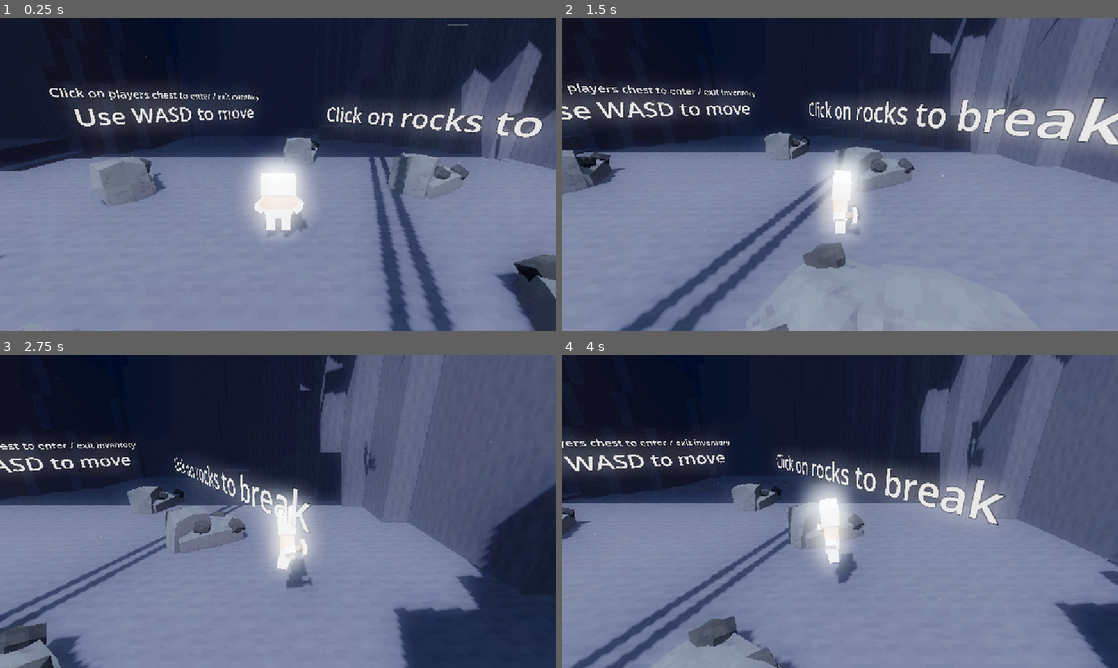
Above: before the commit, frames 1-4 (two rows, left to right).
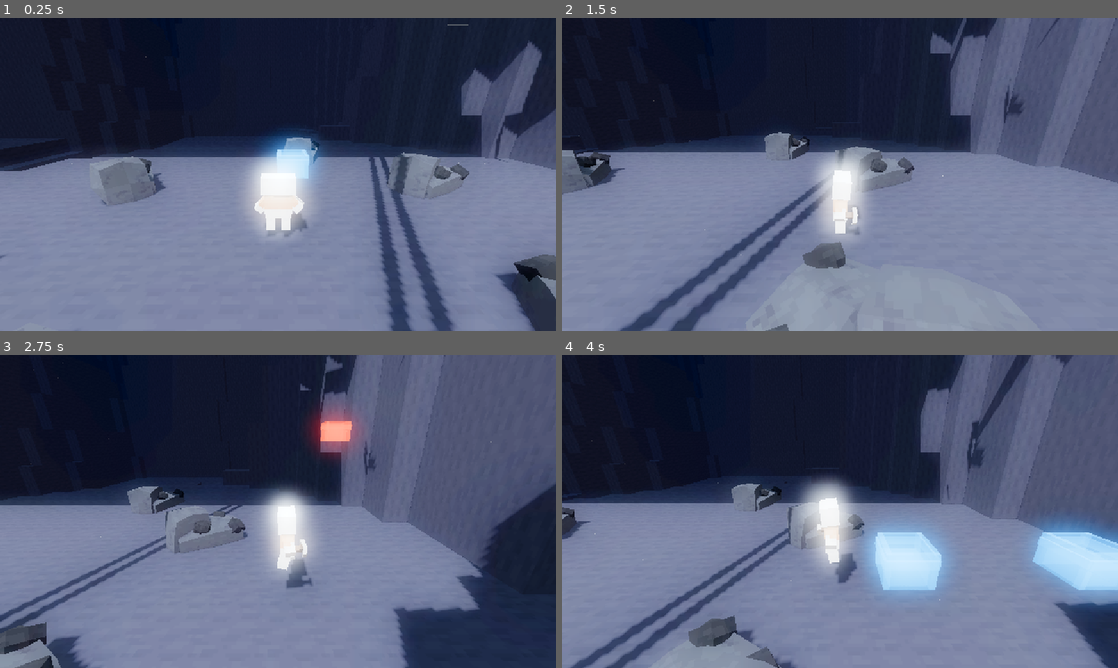
Above: after the commit, the same moments.

Repository: Regonold520/SealGame
Game: Godot game, scene res://main.tscn
The game is run twice, just before and just after one commit, with the same random seed, the same clock (stepped at 60 frames per second) and the same inputs. The engine's default icon, where the game draws it, is replaced by a stand-in: a white triangle on a blue panel in a dark square.
Inputs (mouse positions are in pixels of both pictures, inside the frame that each line leads up to):
- Up to frame 1 (0.25 s): no input
- Up to frame 2 (1.5 s): tap Enter (ui_accept) at 0.5, 0.77 s; move the mouse to (962, 158) at 0.52 s; hold D (Right) 0.53-1.25 s; click (962, 158) at 0.6 s; tap B (Build, bound only after the commit) at 0.8 s; drag from (728, 190) to (812, 237) at 1.27 s
- Up to frame 3 (2.75 s): tap Enter (ui_accept) at 2 s; move the mouse to (333, 442) at 2.02 s; hold D (Right) from 2.03 s (still down); click (333, 442) at 2.1 s; tap B (Build, bound only after the commit) at 2.3 s
- Up to frame 4 (4 s): release D (Right) at 2.75 s; drag from (812, 574) to (673, 464) at 2.77 s; move the mouse to (1006, 558) at 3.52 s; hold A (Left) from 3.53 s (still down); tap Alt at 3.6 s; click (1006, 558) at 3.67 s; tap Enter (ui_accept) at 3.77 s; tap B (Build, bound only after the commit) at 3.8 s

The runs differ from the first frame. In frame 1, 7.0% of the frame differs, in the area x 8-99%, y 22-52%; in frame 2, 8.9%; in frame 3, 4.5%; in frame 4, 13%, in the area x 0-100%, y 26-80%.

Commit message:
Started work on the building system
Added the functionality of placing blueprints and fulfilling them with a custom GUI. you can then construct them into their respective "buildings"

Diff:
--- a/References.gd
+++ b/References.gd
@@ -9,22 +9,44 @@
 @onready var seal : Seal = get_tree().current_scene.find_child("Seal", true).find_child("CharacterBody3D")
 @onready var invManager : InventoryManager = get_tree().current_scene.find_child("ChestCollider", true)
 @onready var liftManager : LiftManager = get_tree().current_scene.find_child("LiftManager", true)
+@onready var genManager : GenerationManager = get_tree().current_scene.find_child("GenerationManager", true)
+@onready var buildManager : BuildManager = get_tree().current_scene.find_child("BuildManager", true)
 
 @onready var invHolder = get_viewport().get_camera_3d().find_child("ExternalInv", true)
 
+var currentBlueprint = null
 var inv = {"items": {}, "id": "player"}
+var buildMode = true
 
 var allInvs = []
 
+var buildRef
+
 func _ready() -> void:
+	buildRef = parse_json_path("res://datastore/buildables.json")
 	inv["obj"] = self
 	allInvs.append(inv)
 	await get_tree().create_timer(1).timeout
+
+func parse_json_path(path):
+	var file := FileAccess.open(path, FileAccess.READ)
+	if file:
+		var json_text := file.get_as_text()
+		file.close()
+		var result = JSON.parse_string(json_text)
+		if result != null:
+			var my_dict : Dictionary = result
+			return my_dict
+		else:
+			push_error("Failed to parse JSON")
 
 func addItem(id, count = 1):
 	var has = false
 	if inv["items"].get(id):
 		inv["items"][id]["count"] += count
+
+		for i in inv["items"].keys():
+			if i == null: inv["items"].erase(i)
 	else:
 		var newEntry = {
 			"count": count
@@ -39,6 +61,9 @@
 
 		if inv["items"][id]["count"] <= 0:
 			inv["items"].erase(id)
+
+		for i in inv["items"].keys():
+			if i == null: inv["items"].erase(i)
 	else:
 		pass
 	refreshSlots()
--- /dev/null
+++ b/blueprint.gd
@@ -0,0 +1,101 @@
+extends StorageContainer
+class_name Blueprint
+
+var requirements
+var openState = false
+var canConstruct = false
+var canInteract = true
+var blueprintID = "crate"
+
+@onready var invDisplay = get_viewport().get_camera_3d().find_child("ExternalInv", true)
+@onready var confirmDisplay = get_viewport().get_camera_3d().find_child("BlueprintPanel", true)
+
+func _ready() -> void:
+	requirements = Ref.buildRef[blueprintID]["requirements"]
+
+	for i in requirements:
+		requirements[i] = int(requirements[i])
+
+	displayCount = false
+	Ref.invManager.slotclicked.connect(slotClicked)
+	slotCount = requirements.size()
+	drawColumns = 1
+	drawRows = requirements.size()
+
+	super()
+
+	var c = 0
+	for i in slots:
+		var keys = requirements.keys()
+		i.displayCount = false
+		#i.find_child("CountText").visible = false
+		i.changeSlot(keys[c], inventory)
+		c += 1
+
+func _process(delta: float) -> void:
+	if openState:
+		confirmDisplay.visible = canConstruct
+
+func slotClicked(slot : InventorySlot, inv):
+	if openState:
+		if inv != null:
+			if inv["id"] == "player":
+				if slot.currentItem in requirements.keys():
+					if inventory["items"][slot.currentItem]["count"] < requirements[slot.currentItem]:
+						var keys = requirements.keys()
+						var index = keys.find(slot.currentItem)
+						addItem(slot.currentItem)
+
+						#slots[index]
+						slots[index].lunkSlot.find_child("CountText2").text = str(inventory["items"][slot.currentItem]["count"]) + "/" + str(requirements[slot.currentItem]) + "\n" + slot.currentItem
+						Ref.getInv("player")["obj"].removeItem(slot.currentItem)
+						refreshSlots()
+					var f = false
+					for i in slots:
+						if inventory["items"][i.currentItem]["count"] < requirements[i.currentItem]:
+							f = true
+					if f == false:
+						canConstruct = true
+
+func interact():
+	if !Ref.buildMode and canInteract and !Ref.invManager.open:
+		openState = !openState
+
+		if openState:
+			Ref.currentBlueprint = self
+			open()
+		else:
+			Ref.currentBlueprint = null
+			close()
+
+var moveTween =  create_tween()
+func open():
+	Ref.seal.canInv = false
+	Ref.invManager.openInv(false)
+	drawInv()
+	Ref.seal.canMove = false
+
+	moveTween.kill()
+	moveTween = create_tween().set_ease(Tween.EASE_OUT).set_trans(Tween.TRANS_CIRC).set_parallel()
+	moveTween.tween_property(confirmDisplay, "position:x", 932.0, 0.6)
+	moveTween.tween_property(invDisplay, "position:x", 869.0, 0.6)
+
+func close():
+	Ref.seal.canInv = true
+	Ref.invManager.closeInv(false)
+
+	moveTween.kill()
+	moveTween = create_tween().set_ease(Tween.EASE_OUT).set_trans(Tween.TRANS_CIRC).set_parallel()
+	moveTween.tween_property(confirmDisplay, "position:x", 1331.0, 0.6)
+	moveTween.tween_property(invDisplay, "position:x", 1286.0, 0.6)
+
+	Ref.seal.canMove = true
+
+	await moveTween.finished
+	clearInv()
+
+func refreshSlots():
+	super()
+
+	for i in slots:
+		i.lunkSlot.find_child("CountText2").text = str(inventory["items"][i.currentItem]["count"]) + "/" + str(requirements[i.currentItem]) + "\n" + i.currentItem
--- /dev/null
+++ b/blueprint.tscn
@@ -0,0 +1,20 @@
+[gd_scene load_steps=4 format=3 uid="uid://vry81y4xl3fr"]
+
+[ext_resource type="Script" uid="uid://nuaq5fdrf4" path="res://blueprint.gd" id="1_cgjvu"]
+[ext_resource type="PackedScene" uid="uid://by1jpy8t56exh" path="res://blueprintSlot.tscn" id="2_3ufgi"]
+
+[sub_resource type="BoxShape3D" id="BoxShape3D_3ufgi"]
+size = Vector3(1.125, 0.849854, 1.12012)
+
+[node name="Blueprint" type="StaticBody3D"]
+collision_layer = 2
+collision_mask = 2
+input_ray_pickable = false
+script = ExtResource("1_cgjvu")
+slotPath = ExtResource("2_3ufgi")
+
+[node name="CollisionShape3D" type="CollisionShape3D" parent="."]
+transform = Transform3D(1, 0, 0, 0, 1, 0, 0, 0, 1, 0, 0.419556, 0)
+shape = SubResource("BoxShape3D_3ufgi")
+
+[node name="Model" type="Node3D" parent="."]
--- /dev/null
+++ b/blueprintSlot.tscn
@@ -0,0 +1,65 @@
+[gd_scene load_steps=5 format=3 uid="uid://by1jpy8t56exh"]
+
+[ext_resource type="Script" uid="uid://c5n7x2lj25egw" path="res://inventorySlot.gd" id="1_wan2t"]
+[ext_resource type="Texture2D" uid="uid://b44bolxyvnaev" path="res://sprites/invSlot.png" id="2_xspho"]
+[ext_resource type="FontFile" uid="uid://b77gneyev0w80" path="res://Gamer.ttf" id="3_6f7d8"]
+
+[sub_resource type="RectangleShape2D" id="RectangleShape2D_hiqfk"]
+
+[node name="Slot" type="Area2D"]
+script = ExtResource("1_wan2t")
+
+[node name="Mover" type="Node2D" parent="."]
+
+[node name="BG" type="Sprite2D" parent="Mover"]
+self_modulate = Color(0.592157, 0.592157, 0.592157, 1)
+texture = ExtResource("2_xspho")
+
+[node name="Item" type="Sprite2D" parent="Mover"]
+
+[node name="Node2D" type="Node2D" parent="Mover"]
+position = Vector2(6, 7)
+rotation = -0.0557128
+
+[node name="CountText" type="RichTextLabel" parent="Mover/Node2D"]
+z_index = 1
+texture_filter = 1
+clip_contents = false
+offset_left = -5.0
+offset_top = -8.0
+offset_right = 35.0
+offset_bottom = 32.0
+scale = Vector2(0.101879, 0.101879)
+theme_override_colors/default_color = Color(0.903598, 0.903598, 0.903598, 1)
+theme_override_colors/font_outline_color = Color(0.122753, 0.129179, 0.110388, 1)
+theme_override_constants/outline_size = 32
+theme_override_fonts/normal_font = ExtResource("3_6f7d8")
+theme_override_font_sizes/normal_font_size = 160
+bbcode_enabled = true
+fit_content = true
+scroll_active = false
+autowrap_mode = 0
+
+[node name="CountText2" type="RichTextLabel" parent="Mover"]
+z_index = 1
+texture_filter = 1
+clip_contents = false
+offset_left = 12.0
+offset_top = -10.0
+offset_right = 372.0
+offset_bottom = 244.0
+scale = Vector2(0.0744724, 0.0744724)
+theme_override_colors/default_color = Color(0.903598, 0.903598, 0.903598, 1)
+theme_override_colors/font_outline_color = Color(0.122753, 0.129179, 0.110388, 1)
+theme_override_constants/outline_size = 32
+theme_override_fonts/normal_font = ExtResource("3_6f7d8")
+theme_override_font_sizes/normal_font_size = 160
+bbcode_enabled = true
+text = "0/5
+Quartz"
+fit_content = true
+scroll_active = false
+autowrap_mode = 0
+
+[node name="CollisionShape2D" type="CollisionShape2D" parent="."]
+shape = SubResource("RectangleShape2D_hiqfk")
--- /dev/null
+++ b/blueprint_confirm.gd
@@ -0,0 +1,14 @@
+extends UiButton
+class_name BlueprintConfirmButton
+
+func press():
+	super()
+	if Ref.currentBlueprint != null:
+		Ref.currentBlueprint.close()
+		Ref.currentBlueprint.visible = false
+		Ref.currentBlueprint.canInteract = true
+		Ref.currentBlueprint.find_child("CollisionShape3D").disabled = true
+		Ref.buildManager.buildBuilding(Ref.currentBlueprint.blueprintID, Ref.currentBlueprint.global_position)
+		await Ref.currentBlueprint.moveTween.finished
+		print("HERIOA")
+		Ref.currentBlueprint.queue_free()
--- /dev/null
+++ b/build_manager.gd
@@ -0,0 +1,136 @@
+extends Node3D
+class_name BuildManager
+
+var currentDisplay : StaticBody3D = null
+var currentID = null
+var displayBlockPos = null
+var newMat = null
+var validPlacement = true
+var oldPos = null
+var overAnother = false
+
+var placedBlueprints = []
+
+func _ready() -> void:
+	select("crate")
+
+func select(id):
+	currentID = id
+	if id == "":
+		if currentDisplay != null:
+			currentDisplay.queue_free()
+	else:
+		var model = load("res://buildables/" + id + ".gltf").instantiate()
+		var newBuilding = load("res://blueprint.tscn")
+		currentDisplay  = newBuilding.instantiate()
+		currentDisplay.find_child("CollisionShape3D").disabled = true
+		currentDisplay.find_child("Model").add_child(model)
+
+		newMat = StandardMaterial3D.new()
+		newMat.albedo_color = Color("0078fd89")
+		newMat.transparency = BaseMaterial3D.TRANSPARENCY_ALPHA
+		newMat.depth_draw_mode = BaseMaterial3D.DEPTH_DRAW_OPAQUE_ONLY
+
+		var kids = currentDisplay.find_children("*", "MeshInstance3D", true, false)
+		for i in kids:
+			if i is MeshInstance3D:
+				i.material_override = newMat
+		add_child(currentDisplay)
+		if oldPos != null:
+			currentDisplay.global_position = oldPos
+
+func _process(delta: float) -> void:
+	if currentDisplay != null:
+		var belowBlockID = Ref.genManager.getBlock(
+				displayBlockPos["chunkX"], displayBlockPos["chunkY"],
+				displayBlockPos["tileX"], displayBlockPos["tileY"]-1, displayBlockPos["tileZ"]
+			)
+
+		var selfBlockID = Ref.genManager.getBlock(
+				displayBlockPos["chunkX"], displayBlockPos["chunkY"],
+				displayBlockPos["tileX"], displayBlockPos["tileY"], displayBlockPos["tileZ"]
+			)
+		if belowBlockID == 0 or selfBlockID != 0:
+			validPlacement = false
+
+		else:
+			var tag = true
+
+			for i in placedBlueprints:
+				if i["pos"] == Vector3(
+					displayBlockPos["chunkX"] * 16 + displayBlockPos["tileX"],
+					displayBlockPos["tileY"],
+					displayBlockPos["chunkY"] * 16 + displayBlockPos["tileZ"]
+				):
+					tag = false
+					break
+			overAnother = !tag
+			validPlacement = tag
+
+
+		if Input.is_action_just_pressed("Interact"):
+			if validPlacement:
+				currentDisplay.find_child("CollisionShape3D").disabled = false
+				moveTween.kill()
+				currentDisplay.global_position = oldPos
+				var newEntry = {
+					"obj": currentDisplay,
+					"id": currentID,
+					"pos": Vector3(
+						displayBlockPos["chunkX"] * 16 + displayBlockPos["tileX"],
+						displayBlockPos["tileY"],
+						displayBlockPos["chunkY"] * 16 + displayBlockPos["tileZ"]
+					)
+				}
+
+				placedBlueprints.append(newEntry)
+				newMat.albedo_color = Color("0078fd89")
+				currentDisplay = null
+
+				select(currentID)
+			if overAnother:
+				for i in placedBlueprints:
+					if i["pos"] == Vector3(
+						displayBlockPos["chunkX"] * 16 + displayBlockPos["tileX"],
+						displayBlockPos["tileY"],
+						displayBlockPos["chunkY"] * 16 + displayBlockPos["tileZ"]
+					):
+						print("erio", i)
+						i["obj"].queue_free()
+						placedBlueprints.erase(i)
+
+	if newMat != null:
+		if validPlacement:
+			newMat.albedo_color = Color("0078fd89")
+		else:
+			newMat.albedo_color = Color("fd000089")
+
+	if Input.is_action_just_pressed("Build"):
+		Ref.buildMode = !Ref.buildMode
+
+
+
+		if Ref.buildMode == false:
+			select("")
+		else:
+			select("crate")
+
+var lastPos = null
+var moveTween = null
+func changeDisplayPos(pos):
+	if lastPos == null:
+		lastPos = pos
+
+	if lastPos != pos:
+		if moveTween != null:
+			moveTween.kill()
+		moveTween = create_tween().set_ease(Tween.EASE_OUT).set_trans(Tween.TRANS_CIRC)
+		moveTween.tween_property(currentDisplay, "global_position", pos, 0.1)
+		oldPos = pos
+
+	lastPos = pos
+
+func buildBuilding(id, pos):
+	var scene = load("res://buildables/"+id+".tscn").instantiate()
+	add_child(scene)
+	scene.global_position = pos
--- /dev/null
+++ b/buildables/crate.tscn
@@ -0,0 +1,14 @@
+[gd_scene load_steps=3 format=3 uid="uid://duiedlfbek0ko"]
+
+[ext_resource type="PackedScene" uid="uid://cp1chuk3p82bm" path="res://buildables/crate.gltf" id="1_drht1"]
+
+[sub_resource type="BoxShape3D" id="BoxShape3D_4oyi1"]
+size = Vector3(1.0752, 0.84021, 1.0752)
+
+[node name="Crate" type="StaticBody3D"]
+
+[node name="Model" parent="." instance=ExtResource("1_drht1")]
+
+[node name="CollisionShape3D" type="CollisionShape3D" parent="."]
+transform = Transform3D(1, 0, 0, 0, 1, 0, 0, 0, 1, 0, 0.410339, 0)
+shape = SubResource("BoxShape3D_4oyi1")
--- /dev/null
+++ b/datastore/buildables.json
@@ -0,0 +1,7 @@
+{
+	"crate": {
+		"requirements": {
+			"stone": 1
+		}
+	}
+}
--- a/generation_manager.gd
+++ b/generation_manager.gd
@@ -204,6 +204,23 @@
 		tileY,
 		chunkY * 16 + tileZ
 	)
+
+func global_to_tile(global_pos: Vector3) -> Dictionary:
+	var chunk_x = floori(global_pos.x / 16.0)
+	var chunk_y = floori(global_pos.z / 16.0)
+
+	var tile_x = posmod(floori(global_pos.x), 16)
+	var tile_z = posmod(floori(global_pos.z), 16)
+
+	var tile_y = floori(global_pos.y) + 64
+
+	return {
+		"chunkX": chunk_x,
+		"chunkY": chunk_y,
+		"tileX": tile_x,
+		"tileY": tile_y,
+		"tileZ": tile_z
+	}
 
 func buildChunkMesh(chunk):
 	var st = SurfaceTool.new()
@@ -298,7 +315,7 @@
 	return chunk["blocks"][x][y][z] == 0
 
 func getBlock(chunkX, chunkY, x, y, z):
+
 	if !chunks.has(Vector2i(chunkX, chunkY)):
 		return 0
-
 	return chunks[Vector2i(chunkX, chunkY)]["blocks"][x][y][z]
--- a/interaction.gd
+++ b/interaction.gd
@@ -19,8 +19,19 @@
 	ray.target_position = origin + normal*5000
 	ray.collision_mask = 3
 
-	if Input.is_action_just_pressed("Interact"):
-		clicked()
+	if Ref.buildMode:
+		var hitPos = ray.get_collision_point()
+		var tilePos = Ref.genManager.global_to_tile(hitPos)
+		var acPos = Ref.genManager.get_global_tile_pos(
+			tilePos["chunkX"], tilePos["chunkY"],
+			tilePos["tileX"], tilePos["tileY"]-64, tilePos["tileZ"]
+		)
+		if Ref.buildManager.currentDisplay != null:
+			Ref.buildManager.changeDisplayPos(acPos + Vector3(0.5,0,0.5))
+			Ref.buildManager.displayBlockPos = tilePos
+	else:
+		if Input.is_action_just_pressed("Interact"):
+			clicked()
 
 
 
--- a/inventoryManager.gd
+++ b/inventoryManager.gd
@@ -15,11 +15,12 @@
 	slots = holder.get_children()
 
 func interact():
-	open = !open
-	if open:
-		openInv()
-	else:
-		closeInv()
+	if Ref.seal.canInv:
+		open = !open
+		if open:
+			openInv()
+		else:
+			closeInv()
 
 func openInv(ji = false):
 	if tween != null:
--- a/inventorySlot.gd
+++ b/inventorySlot.gd
@@ -8,6 +8,10 @@
 var myInv = null
 var deltaTimer = 0
 @onready var origY = $Mover.position.y
+var displayCount = true
+
+var lunkSlot = null
+
 func _process(delta: float) -> void:
 	deltaTimer += delta
 	$Mover.position.y = origY + sin(deltaTimer + (slotMover/2)) * 1.5
@@ -27,11 +31,17 @@
 		$Mover/BG.self_modulate = Color("979797")
 	else:
 		if countText != null:
-			countText.visible = true
+			if displayCount == true:
+				countText.visible = true
 		$Mover/Item.texture = load("res://sprites/"+item+".png")
 		$Mover/BG.self_modulate = Color("FFFFFF")
+
+		if targetInv["items"].get(item) == null:
+			targetInv["items"][item] = {"count": 0}
+
+
 		var c = targetInv["items"][item]["count"]
-		if countText != null:
+		if countText != null and displayCount == true:
 			countText.text = "X" + str(c)
 
 func _mouse_enter() -> void:
--- a/lift.gd
+++ b/lift.gd
@@ -6,7 +6,7 @@
 @onready var moveTween = create_tween()
 
 func interact():
-	if animPlayer.is_playing() == false and openState == false:
+	if animPlayer.is_playing() == false and openState == false and Ref.seal.canInv:
 		openState = !openState
 		if openState:
 			open()
@@ -23,12 +23,14 @@
 	super()
 
 func slotClicked(slot : InventorySlot, inv):
-	if inv["id"] == "player":
-		Ref.getInv("lift")["obj"].addItem(slot.currentItem)
-		Ref.getInv("player")["obj"].removeItem(slot.currentItem)
-	elif inv["id"] == "lift":
-		Ref.getInv("player")["obj"].addItem(slot.currentItem)
-		Ref.getInv("lift")["obj"].removeItem(slot.currentItem)
+	if openState:
+		if inv != null:
+			if inv["id"] == "player":
+				Ref.getInv("lift")["obj"].addItem(slot.currentItem)
+				Ref.getInv("player")["obj"].removeItem(slot.currentItem)
+			elif inv["id"] == "lift":
+				Ref.getInv("player")["obj"].addItem(slot.currentItem)
+				Ref.getInv("lift")["obj"].removeItem(slot.currentItem)
 
 var deltaTimer = 0
 func _process(delta: float) -> void:
--- a/main.tscn
+++ b/main.tscn
@@ -15,8 +15,10 @@
 [ext_resource type="PackedScene" uid="uid://ud7bgro6igfi" path="res://models/lift/rope.gltf" id="10_4c57u"]
 [ext_resource type="FontFile" uid="uid://b77gneyev0w80" path="res://Gamer.ttf" id="10_vivmo"]
 [ext_resource type="Script" uid="uid://85pl14doy5uc" path="res://confirm_button.gd" id="11_2cqfq"]
-[ext_resource type="PackedScene" uid="uid://cp1chuk3p82bm" path="res://models/lift/crate.gltf" id="12_dg77c"]
+[ext_resource type="PackedScene" uid="uid://cp1chuk3p82bm" path="res://buildables/crate.gltf" id="12_dg77c"]
 [ext_resource type="Texture2D" uid="uid://d2njatvcyi67j" path="res://sprites/confirmButton.png" id="12_yaehf"]
+[ext_resource type="Script" uid="uid://l8d4cm1pp2vm" path="res://blueprint_confirm.gd" id="13_cegan"]
+[ext_resource type="Script" uid="uid://by0a1jh4vsqf3" path="res://build_manager.gd" id="18_074og"]
 
 [sub_resource type="ArrayMesh" id="ArrayMesh_h2yge"]
 
@@ -405,6 +407,39 @@
 position = Vector2(869, 360)
 scale = Vector2(3.5, 3.5)
 
+[node name="BlueprintPanel" type="Node2D" parent="StartMover/Seal/CamAxis/Node3D/Camera3D/CanvasLayer"]
+visible = false
+position = Vector2(1286, 175)
+
+[node name="Confirm" type="Area2D" parent="StartMover/Seal/CamAxis/Node3D/Camera3D/CanvasLayer/BlueprintPanel"]
+position = Vector2(7.0001, 14.3832)
+scale = Vector2(3.5, 3.5)
+script = ExtResource("13_cegan")
+
+[node name="CollisionShape2D" type="CollisionShape2D" parent="StartMover/Seal/CamAxis/Node3D/Camera3D/CanvasLayer/BlueprintPanel/Confirm"]
+shape = SubResource("RectangleShape2D_vivmo")
+
+[node name="Texture" type="Sprite2D" parent="StartMover/Seal/CamAxis/Node3D/Camera3D/CanvasLayer/BlueprintPanel/Confirm"]
+texture = ExtResource("12_yaehf")
+
+[node name="DisplayText" type="RichTextLabel" parent="StartMover/Seal/CamAxis/Node3D/Camera3D/CanvasLayer/BlueprintPanel"]
+anchors_preset = 5
+anchor_left = 0.5
+anchor_right = 0.5
+offset_left = -129.0
+offset_top = -60.0
+offset_right = 155.0
+offset_bottom = 86.0
+grow_horizontal = 2
+mouse_filter = 2
+theme_override_colors/default_color = Color(0.180392, 0.811765, 0.168627, 1)
+theme_override_colors/font_outline_color = Color(0.0627451, 0.360784, 0.0588235, 1)
+theme_override_constants/outline_size = 16
+theme_override_fonts/normal_font = ExtResource("10_vivmo")
+theme_override_font_sizes/normal_font_size = 64
+bbcode_enabled = true
+text = "[center]CONSTRUCT"
+
 [node name="Interaction" type="Node3D" parent="StartMover/Seal"]
 script = ExtResource("3_1bvp3")
 
@@ -480,32 +515,38 @@
 
 [node name="Label3D" type="Label3D" parent="StartMover"]
 transform = Transform3D(0.762228, 0, 0.647309, 0, 1, 0, -0.647309, 0, 0.762228, -4.09819, 1.54909, -5.95483)
+visible = false
 text = "Use WASD to move"
 font_size = 157
 
 [node name="Label3D5" type="Label3D" parent="StartMover"]
 transform = Transform3D(0.762228, 0, 0.647309, 0, 1, 0, -0.647309, 0, 0.762228, -4.09819, 2.31344, -5.95483)
+visible = false
 text = "Click on players chest to enter / exit inventory"
 font_size = 72
 
 [node name="Label3D2" type="Label3D" parent="StartMover"]
 transform = Transform3D(0.606793, 0, -0.79486, 0, 1, 0, 0.79486, 0, 0.606793, 4.77529, 1.54909, -2.6956)
+visible = false
 text = "Click on rocks to break"
 font_size = 157
 
 [node name="Label3D3" type="Label3D" parent="StartMover"]
 transform = Transform3D(-0.988137, 0, 0.153572, 0, 1, 0, -0.153572, 0, -0.988137, 0.417969, 2.36487, 3.88313)
+visible = false
 text = "Click on the lift door to open"
 font_size = 157
 
 [node name="Label3D4" type="Label3D" parent="StartMover"]
 transform = Transform3D(-0.988137, 0, 0.153572, 0, 1, 0, -0.153572, 0, -0.988137, -3.41299, 1.21242, 3.72728)
+visible = false
 modulate = Color(0.633757, 0.633757, 0.633757, 1)
 text = "Click on inventory slots
 to transfer between inventories"
 font_size = 82
 
 [node name="StaticBody3D" type="StaticBody3D" parent="."]
+transform = Transform3D(1, 0, 0, 0, 1, 0, 0, 0, 1, 0.00584149, 0, 0.00240183)
 
 [node name="MeshInstance3D" type="MeshInstance3D" parent="StaticBody3D"]
 transform = Transform3D(1, 0, 0, 0, 1, 0, 0, 0, 1, 0, -0.595741, 0)
@@ -515,3 +556,6 @@
 [node name="CollisionShape3D" type="CollisionShape3D" parent="StaticBody3D"]
 transform = Transform3D(1, 0, 0, 0, 1, 0, 0, 0, 1, 0, -0.595741, 0)
 shape = SubResource("ConcavePolygonShape3D_074og")
+
+[node name="BuildManager" type="Node3D" parent="."]
+script = ExtResource("18_074og")
--- a/project.godot
+++ b/project.godot
@@ -77,6 +77,11 @@
 "events": [Object(InputEventMouseButton,"resource_local_to_scene":false,"resource_name":"","device":-1,"window_id":0,"a …(257 unchanged characters)…
 ]
 }
+Build={
+"deadzone": 0.2,
+"events": [Object(InputEventKey,"resource_local_to_scene":false,"resource_name":"","device":-1,"window_id":0,"alt_pressed":false,"shift_pressed":false,"ctrl_pressed":false,"meta_pressed":false,"pressed":false,"keycode":0,"physical_keycode":66,"key_label":0,"unicode":98,"location":0,"echo":false,"script":null)
+]
+}
 
 [rendering]
 
--- a/seal.gd
+++ b/seal.gd
@@ -7,6 +7,7 @@
 
 var camOverwrite = false
 var canMove = true
+var canInv = true
 
 @export var chest : Marker3D
 
--- a/storage_container.gd
+++ b/storage_container.gd
@@ -7,9 +7,11 @@
 @export var drawColumns = 2
 @export var drawRows = 2
 
+@export var slotPath : PackedScene = load("res://slot.tscn")
+
 @export var invId = "basic"
 var linkedInv = null
-
+var displayCount = true
 
 signal slotclicked
 
@@ -18,7 +20,7 @@
 	inventory["obj"] = self
 	Ref.allInvs.append(inventory)
 	slotclicked.connect(slotClicked)
-	var slotScene = load("res://slot.tscn")
+	var slotScene = slotPath
 	for i in slotCount:
 		var newSlot = slotScene.instantiate()
 		slots.append(newSlot)
@@ -28,6 +30,9 @@
 	var has = false
 	if inventory["items"].get(id):
 		inventory["items"][id]["count"] += count
+
+		for i in inventory["items"].keys():
+			if i == null: inventory["items"].erase(i)
 	else:
 		var newEntry = {
 			"count": count
@@ -42,6 +47,8 @@
 
 		if inventory["items"][id]["count"] <= 0:
 			inventory["items"].erase(id)
+		for i in inventory["items"].keys():
+			if i == null: inventory["items"].erase(i)
 	else:
 		pass
 
@@ -62,17 +69,24 @@
 				var d = linkedInv[currSlot]
 				d.slotMover = float(y)
 				d.changeSlot(slots[currSlot].currentItem, inventory)
+				d.displayCount = displayCount
+				slots[currSlot].lunkSlot = d
+
+
+				print(displayCount,d.displayCount)
 				Ref.invHolder.add_child(d)
 				d.position = Vector2(
 					(x * spacerX) - ((drawColumns - 1) * spacerX) / 2,
 					(y * spacerY) - ((drawRows - 1) * spacerY) / 2
 				)
 			currSlot += 1
+	refreshSlots()
 
 func clearInv():
 
 	for i in linkedInv:
-		i.queue_free()
+		if is_instance_valid(i):
+			i.queue_free()
 	linkedInv = null
 
 func slotClicked(slot, inv):
Not shown, added: blueprint.gd.uid
Not shown, added: blueprint_confirm.gd.uid
Not shown, added: build_manager.gd.uid
Renamed: models/lift/crate.gltf -> buildables/crate.gltf
Not shown, changed: buildables/crate.gltf.import
Binary file added: buildables/crate_0.png
Not shown, added: buildables/crate_0.png.import
Not shown, added: buildables/seal2.gltf
Not shown, added: buildables/seal2.gltf.import
Binary file added: buildables/seal2_0.png
Not shown, added: buildables/seal2_0.png.import
Not shown, added: export_presets.cfg
(and 5 more such lines)
